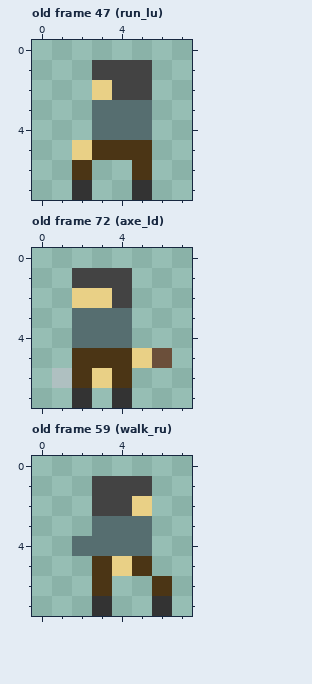
File history of a pixel-art file, resources/hero/player.aseprite. The picture above is the old version.
8x8 pixels, 72 frames. Shown: old frame 47 (run_lu), old frame 72 (axe_ld), old frame 59 (walk_ru). The commit also changed other frames, which this record leaves out.
And afterwards:
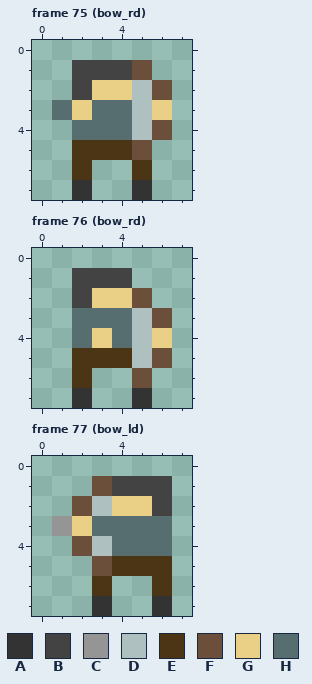
Palette (. is transparent): A #333333  B #434343  C #959595  D #afc0c1  E #4b3515  F #6b4f3a  G #e9d086  H #566e70
A new or re-ordered frame is compared with the old frame closest to it.
What changed:
frames 72 -> 156
Changed rows in their new state; - is an unchanged pixel.
Frame 75 (bow_rd) is new; against old frame 47 (run_lu):
first column x 1:
1 -B--F-
2 -B-GDF
3 HG--DG
4 -H--DF
5 -E--F-
Frame 76 (bow_rd) is new; against old frame 72 (axe_ld):
first column x 1:
2 -B-GF-
3 ----DF
4 --G-DG
5 ----D-
6 .-..F-
7 ---.A-
Frame 77 (bow_ld) is new; against old frame 59 (walk_ru):
first column x 1:
1 --F--B
2 -FDG-B
3 CG---H
4 -FD--H
5 --FE-E
Where, in picture pixels (left, top, right, bottom), the same in both pictures:
changed: (52, 60, 172, 160)
changed: (52, 288, 172, 408)
changed: (52, 476, 172, 576)
